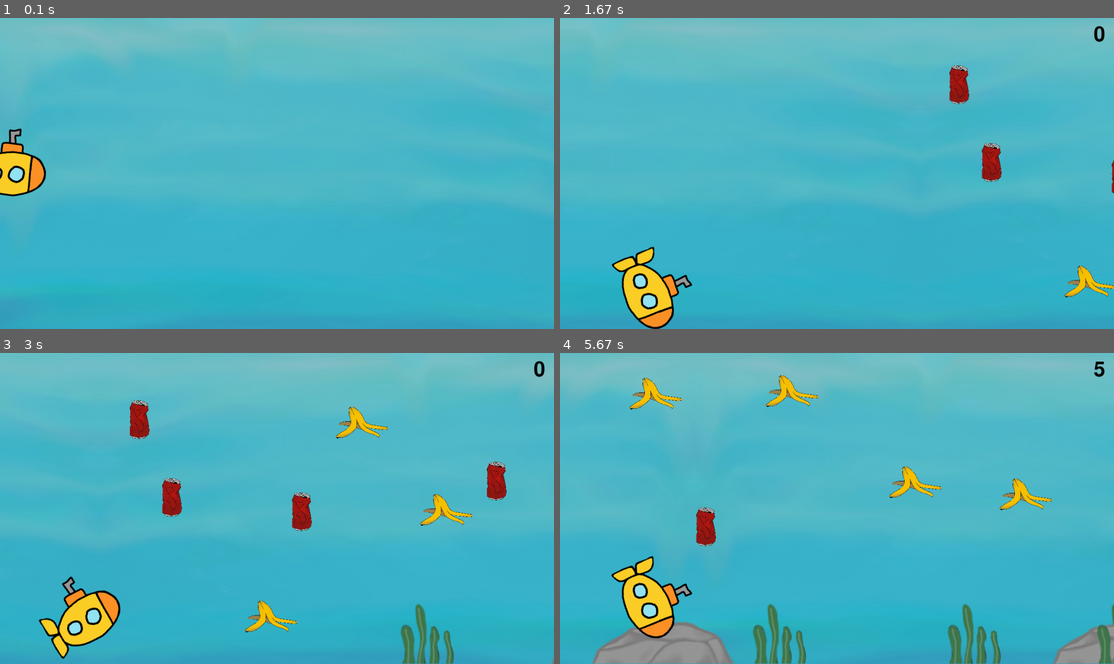
Above: before the commit, frames 1-4 (two rows, left to right).
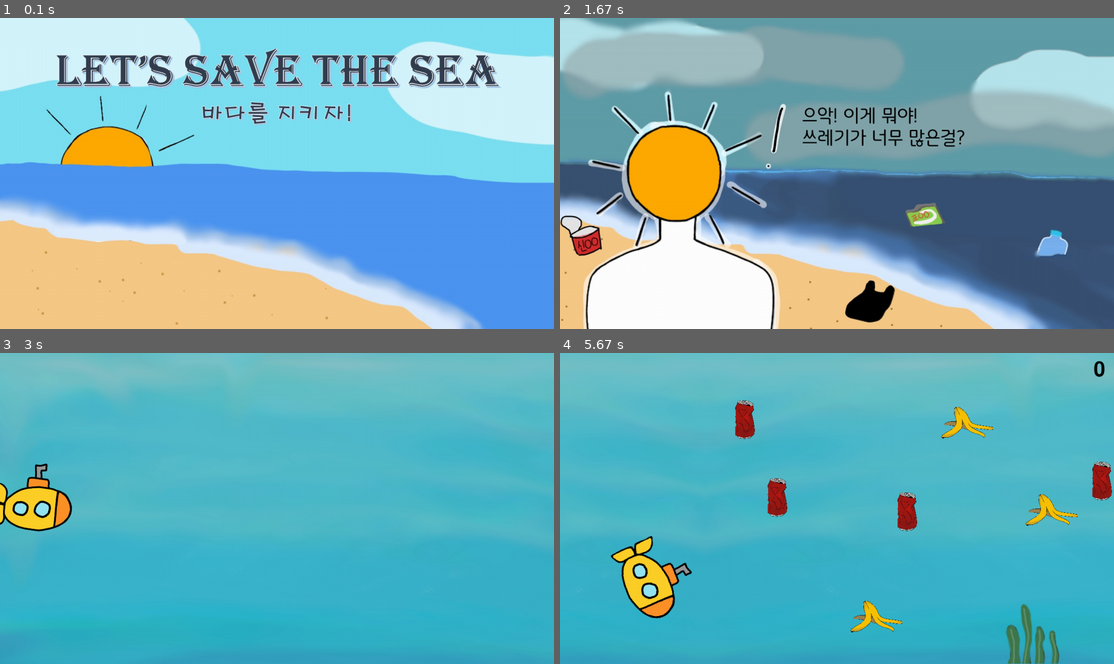
Above: after the commit, the same moments.

Repository: egwkim/Misc
Game: pygame game, started from 2022/09/environmental_game/game.py
Same seed, same stepped clock (60 frames per second), same inputs: the game is played once before the commit and once after it.
Inputs:
- Up to frame 1 (0.1 s): no input
- Up to frame 2 (1.67 s): tap Space at 0.33, 0.67 s; tap Enter at 1.1 s
- Up to frame 3 (3 s): tap Space at 2.77 s
- Up to frame 4 (5.67 s): hold Space 3.57-4.03 s; hold Space 4.07-4.53 s; tap Space at 4.57, 4.97, 5.27, 5.47 s

The runs differ from the first frame. In frame 1, 100% of the frame differs, in the area x 0-100%, y 0-100%; in frame 2, 100%; in frame 3, 7.3%; in frame 4, 13%.

Commit message:
Add scenes to the game

Diff:
--- a/2022/09/environmental_game/game.py
+++ b/2022/09/environmental_game/game.py
@@ -79,6 +79,32 @@
     return pygame.image.load(resource_path(relative_path))
 
 
+def load_imgs():
+    # Load images
+    imgs['bg'] = load_img('assets/background/ocean.png').convert()
+    imgs['bg'] = pygame.transform.scale(imgs['bg'], (width, height))
+
+    imgs['kelp'] = load_img('assets/background/kelp.png').convert_alpha()
+    imgs['kelp'] = pygame.transform.scale(imgs['kelp'], kelp_size)
+
+    imgs['rock'] = load_img('assets/background/rock.png').convert_alpha()
+    imgs['rock'] = pygame.transform.scale(imgs['rock'], rock_size)
+
+    imgs['banana'] = load_img('assets/litters/banana.png').convert_alpha()
+    imgs['banana'] = pygame.transform.scale(imgs['banana'], banana_size)
+
+    imgs['can'] = load_img('assets/litters/can.png').convert_alpha()
+    imgs['can'] = pygame.transform.scale(imgs['can'], can_size)
+
+    imgs['player'] = load_img('assets/player.png').convert_alpha()
+    imgs['player'] = pygame.transform.scale(imgs['player'], player_size)
+
+    imgs['title'] = load_img('assets/scenes/title.png').convert()
+    for i in range(1, 4):
+        imgs[f'intro{i}'] = load_img(f'assets/scenes/intro{i}.png').convert()
+        imgs[f'outro{i}'] = load_img(f'assets/scenes/outro{i}.png').convert()
+
+
 def main():
     global window, clock, text_font, score_font, imgs
     # Init game
@@ -92,32 +118,17 @@
 
     pygame.display.set_caption('Save the sea!')
 
-    # Load images
     imgs = {}
-    imgs['bg'] = load_img('assets/background/ocean.png').convert()
-    imgs['bg'] = pygame.transform.scale(imgs['bg'], (width, height))
-
-    imgs['kelp'] = load_img('assets/background/kelp.png').convert_alpha()
-    imgs['kelp'] = pygame.transform.scale(imgs['kelp'], kelp_size)
-
-    imgs['rock'] = load_img('assets/background/rock.png').convert_alpha()
-    imgs['rock'] = pygame.transform.scale(imgs['rock'], rock_size)
-
-    imgs['banana'] = load_img('assets/litters/banana.png').convert_alpha()
-    imgs['banana'] = pygame.transform.scale(imgs['banana'], banana_size)
-
-    imgs['can'] = load_img('assets/litters/can.png').convert_alpha()
-    imgs['can'] = pygame.transform.scale(imgs['can'], can_size)
-
-    imgs['player'] = load_img('assets/player.png').convert_alpha()
-    imgs['player'] = pygame.transform.scale(imgs['player'], player_size)
+    load_imgs()
 
     # Play game
+    intro()
     while True:
         load_screen()
         retry = play()
         if not retry:
             break
+    outro()
     quit()
 
 
@@ -185,9 +196,43 @@
         pygame.draw.circle(window, green, pos, player_radius, 2)
 
 
+def wait(time: int, space_to_continue: bool = False):
+    def tick():
+        for event in pygame.event.get():
+            if event.type == QUIT:
+                quit()
+            elif event.type == KEYDOWN:
+                if space_to_continue and event.key == K_SPACE:
+                    return True
+                if event.key == K_ESCAPE:
+                    quit()
+        clock.tick(fps)
+        return False
+
+    if time > 0:
+        for i in range(fps * time):
+            if tick():
+                return
+    else:
+        while 1:
+            if tick():
+                return
+
+
+def intro():
+    # Title screen
+    window.blit(imgs['title'], (0, 0))
+    pygame.display.update()
+    wait(-1, True)
+
+    # Show intro
+    for i in range(1, 4):
+        window.blit(imgs[f'intro{i}'], (0, 0))
+        pygame.display.update()
+        wait(2, True)
+
+
 def load_screen():
-    # TODO show intro
-
     for i in range(-10, 201, 15):
         for event in pygame.event.get():
             if event.type == QUIT:
@@ -392,12 +437,15 @@
 
 
 def game_over(score: int = 0):
-    # TODO show outro
-
-    text = text_font.render(f'Game over... Score: {score}', 1, black)
+    window.fill(bg_color)
+    text = text_font.render(f'Score: {score}', 1, black)
     rect = text.get_rect()
     rect.center = (width/2, height/2)
-    window.fill(bg_color)
+    window.blit(text, rect)
+
+    text = text_font.render(f'Press Space to retry', 1, black)
+    rect = text.get_rect()
+    rect.center = (width/2, height/2 + rect.height)
     window.blit(text, rect)
     pygame.display.update()
     while True:
@@ -410,8 +458,19 @@
                     return True
                 elif event.key == K_ESCAPE:
                     # Quit
+                    quit()
+                else:
+                    # Show outro and quit
                     return False
         clock.tick(fps)
+
+
+def outro():
+    for i in range(1, 4):
+        window.fill(white)
+        window.blit(imgs[f'outro{i}'], (0, 0))
+        pygame.display.update()
+        wait(5, True)
 
 
 def quit():
